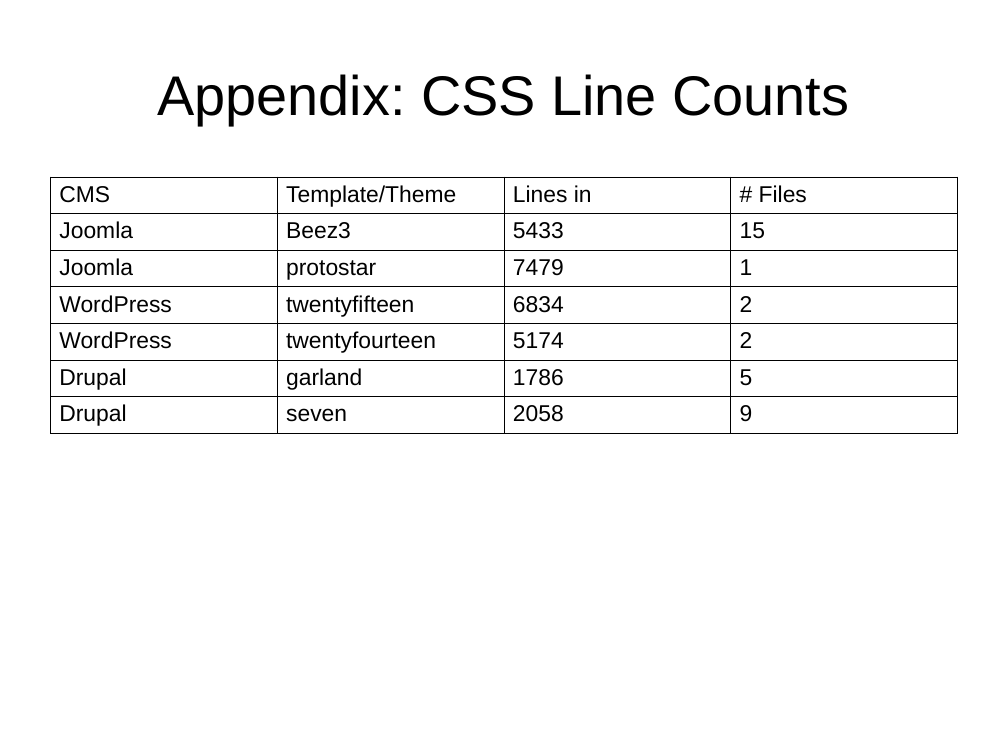
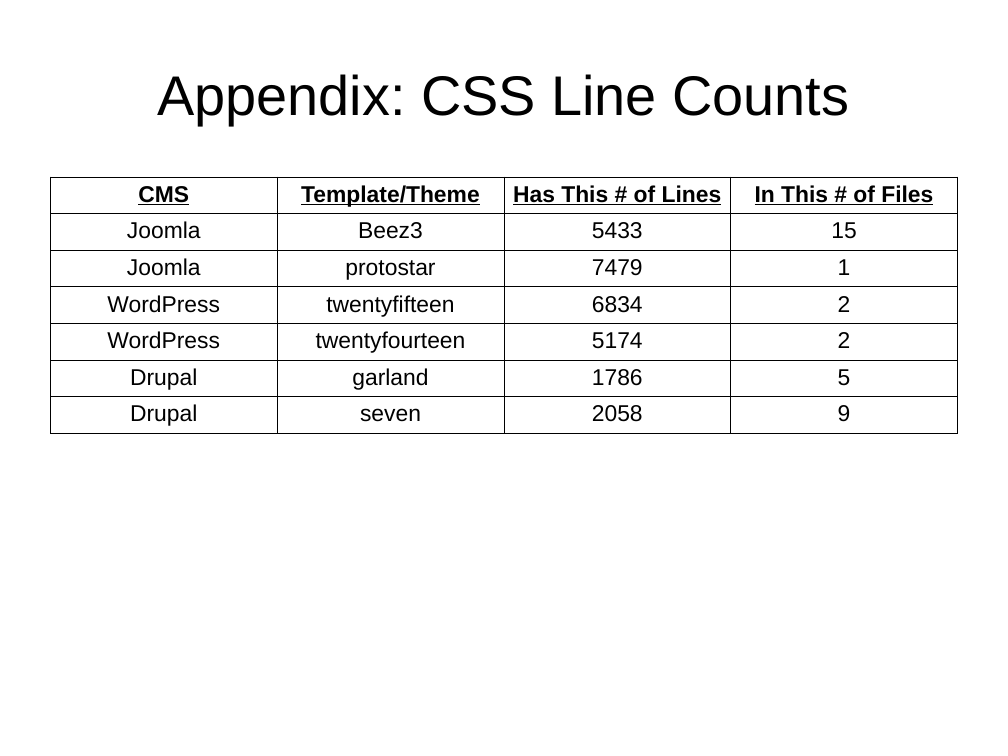
Before and after one commit to tomwhartung/jmws_accoutrements, a slide deck: slide 55 of presentations/2015_09-Joomla/Device_Detection-In_Protostar_and_Beez3.odp (slide 54 before the commit). Drawn at 1008x756 pixels with LibreOffice and Linux fonts; fonts in the diff are those of the drawing. Boxes give left, top, right and bottom in pixels: in the first picture for what was removed or moved away, otherwise in the second. Text is boxed around its words. In the diff, an @@ line names an element or a change of style, - is before the commit and + after.

```diff
--- a/presentations/2015_09-Joomla/Device_Detection-In_Protostar_and_Beez3.odp
+++ b/presentations/2015_09-Joomla/Device_Detection-In_Protostar_and_Beez3.odp
@@ table at [50, 177, 958, 430] @@
-row 1, column 3: Lines in
+row 1, column 3: Has This # of Lines
-row 1, column 4: # Files
+row 1, column 4: In This # of Files
@@ bold on, underline on in "CMS", "Template/Theme" @@
@@ alignment left to centre @@
```
Also in this commit, not shown: 15 other slides changed, 2 slides added, 1 slide removed.
